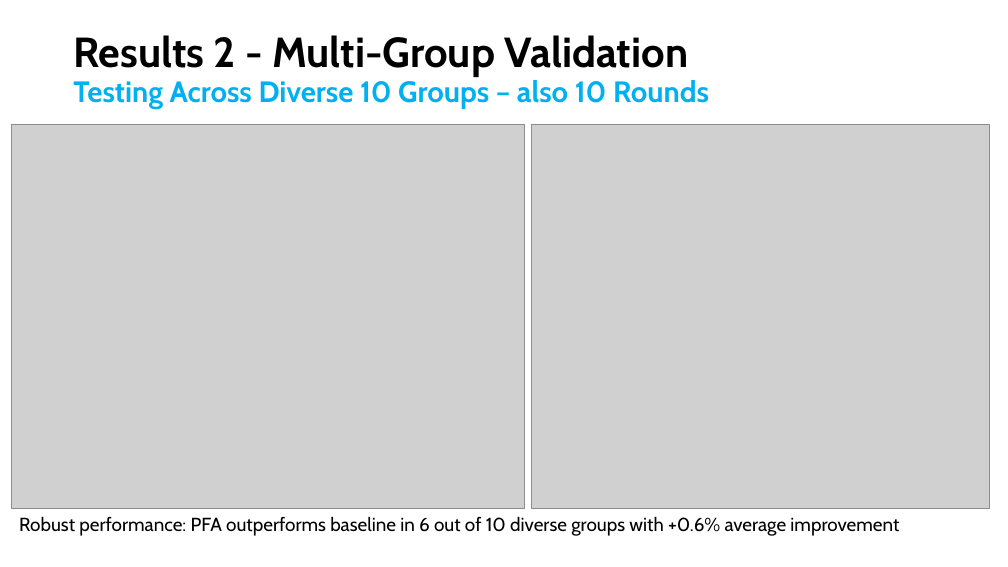
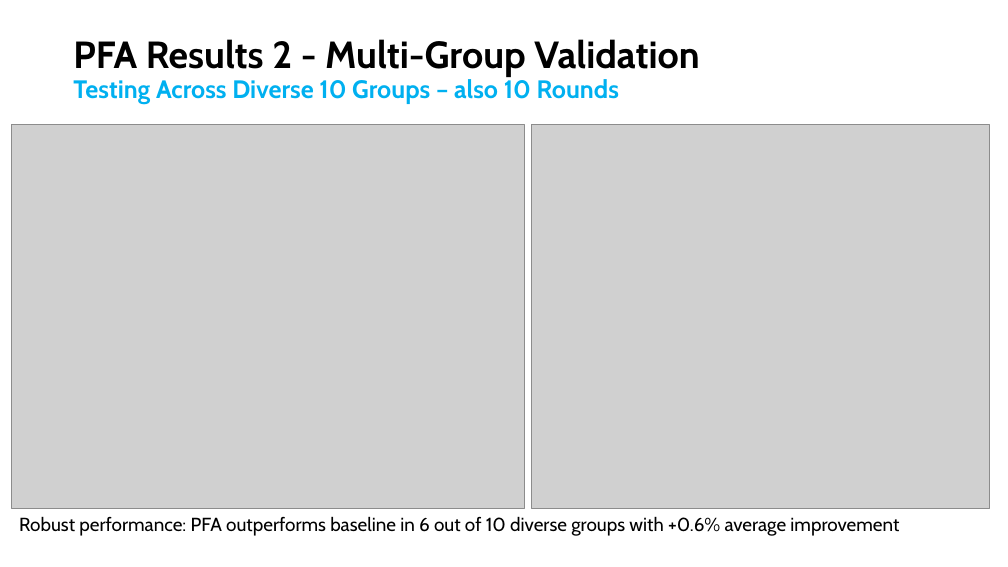
Before and after one commit to xiaosihuang003/recommender_systems_project_work, a slide deck: slide 6 of presentation/Part2_group_upgrade.pptx. Drawn at 1008x567 pixels with LibreOffice and Linux fonts; fonts in the diff are those of the drawing; grey boxes stand for pictures; background and template pictures are left out. Boxes give left, top, right and bottom in pixels: in the first picture for what was removed or moved away, otherwise in the second. Text is boxed around its words. In the diff, an @@ line names an element or a change of style, - is before the commit and + after.

Commit message:
Presentation of Part2_group_upgrade

```diff
--- a/presentation/Part2_group_upgrade.pptx
+++ b/presentation/Part2_group_upgrade.pptx
@@ title at (x1=73, y1=39, x2=699, y2=104): text changed; size 28 to 24 pt @@
-Results 2 - Multi-Group Validation
-Testing Across Diverse 10 Groups – also 10 Rounds
+PFA Results 2 - Multi-Group Validation
+Testing Across Diverse 10 Groups – also 10 Rounds
```
Also in this commit, not shown: 2 other slides changed, 2 other files.
